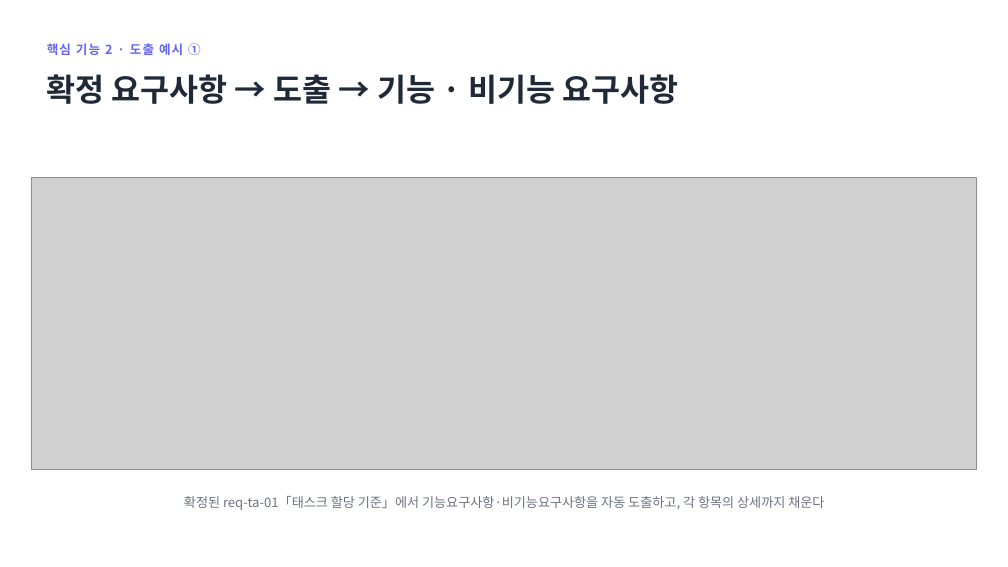
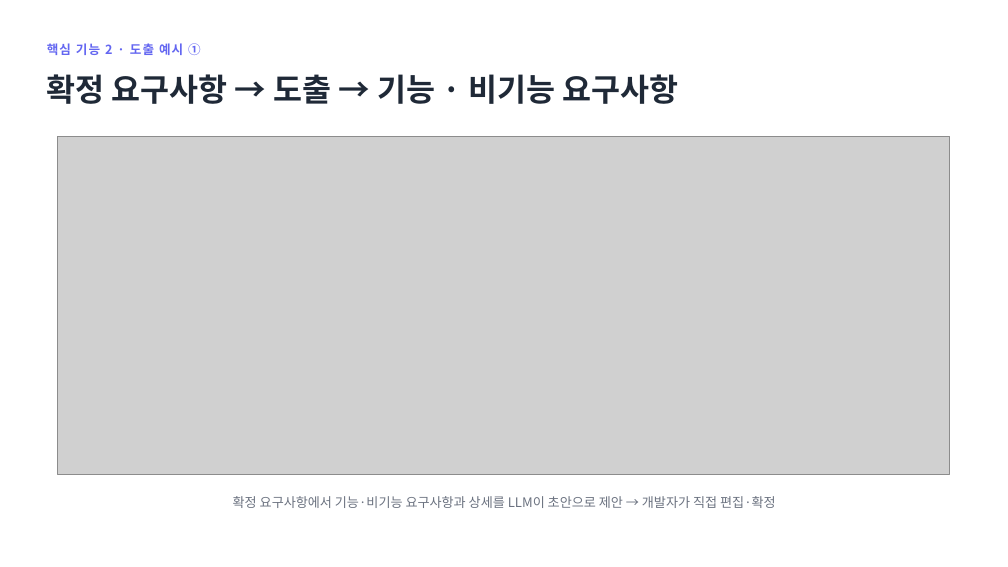
Before and after one commit to jihunhan98/semes-superrookie, a slide deck: slide 11 of docs/진행공유_요구사항자동화.pptx. Drawn at 1008x567 pixels with LibreOffice and Linux fonts; fonts in the diff are those of the drawing; grey boxes stand for pictures. Boxes give left, top, right and bottom in pixels: in the first picture for what was removed or moved away, otherwise in the second. Text is boxed around its words. In the diff, an @@ line names an element or a change of style, - is before the commit and + after.

```diff
--- a/docs/진행공유_요구사항자동화.pptx
+++ b/docs/진행공유_요구사항자동화.pptx
@@ picture resized from (x1=31, y1=178, x2=976, y2=470) to (x1=58, y1=136, x2=951, y2=474) @@
@@ text at (x1=233, y1=496, x2=776, y2=508): text changed @@
-확정된 req-ta-01「태스크 할당 기준」에서 기능요구사항·비기능요구사항을 자동 도출하고, 각 항목의 상세까지 채운다
+확정 요구사항에서 기능·비기능 요구사항과 상세를 LLM이 초안으로 제안 → 개발자가 직접 편집·확정
```
Also in this commit, not shown: 1 other file.
